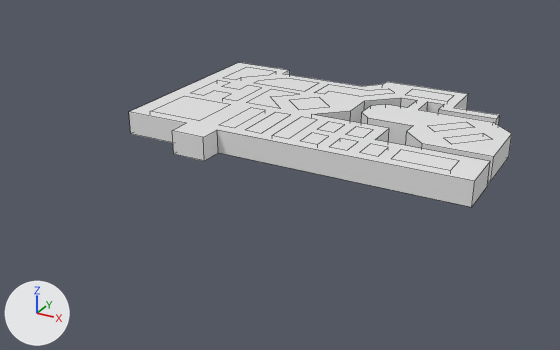
Before and after pictures for a commit that changed the Blender file Assets/Models/Levels/level1.blend.
Both versions are drawn from a 50 mm lens placed at (68.5, -96.2, 47.6), pointed at (12.8, 5.2, -3.1). Every picture has the same lights, and +X, +Y and +Z are marked at lower left. Mesh edges are drawn as thin lines.

Names of what the first picture shows: 'floor-plan'.
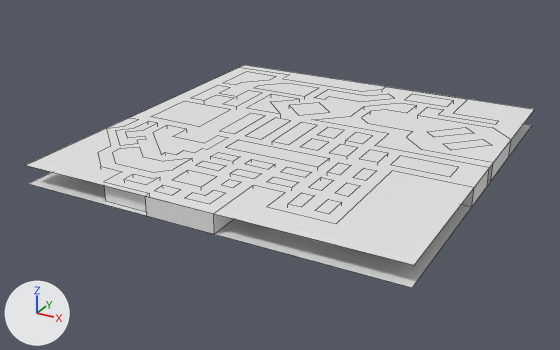
What differs and where, as boxes [x1, y1, x2, y2] in the pictures (560 x 350 px):
'floor-plan', reshaped (33% wider, 54% taller)
    before: [129, 63, 512, 207]
    after: [26, 65, 534, 288]

The change in detail:
me_floor_plan is used by ob_floor_plan; location (0.0, 0.0, 0.0).
me_floor_plan had 270 vertices, 151 faces and spanned x -15.0..45.0, y -2.0..40.0, z 0.0..4.0.
me_floor_plan now has 514 vertices, 255 faces and spans x -15.0..45.0, y -22.0..40.0, z 0.0..3.0.
me_floor_plan part 1: 131 vertices moved from x -15.0..45.0, y -2.0..40.0, z 0.0..4.0 to x -15.0..45.0, y -2.0..40.0, z 0.0..3.0; 12 vertices removed from x -9.0..-5.0, y 19.0..22.0, z 0.0..4.0; 256 vertices added at x -15.0..45.0, y -22.0..40.0, z 0.0..3.0.
